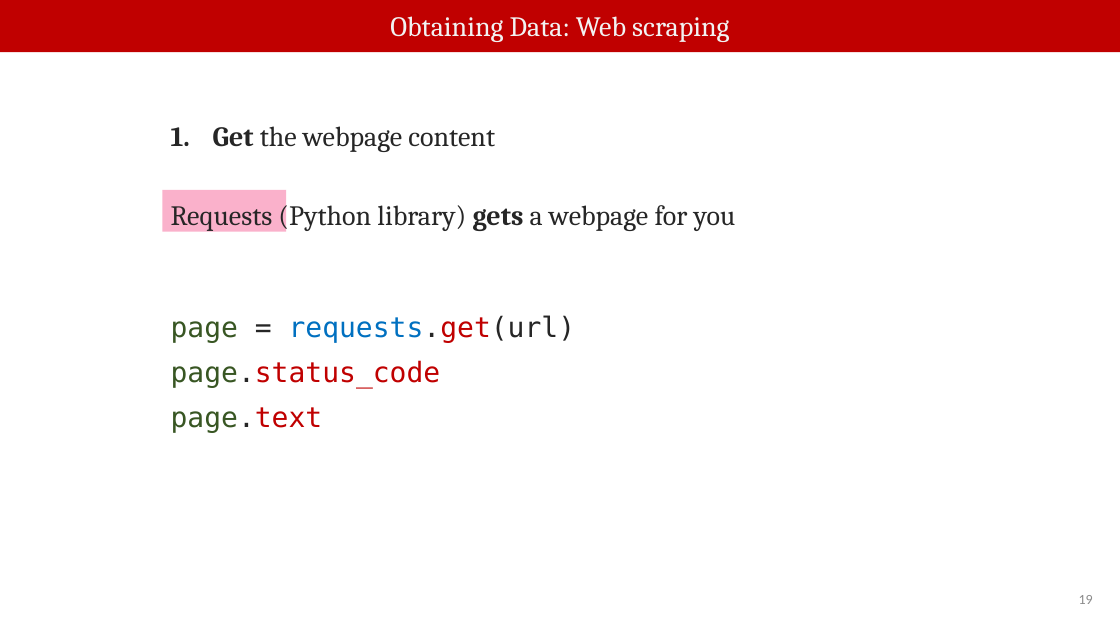
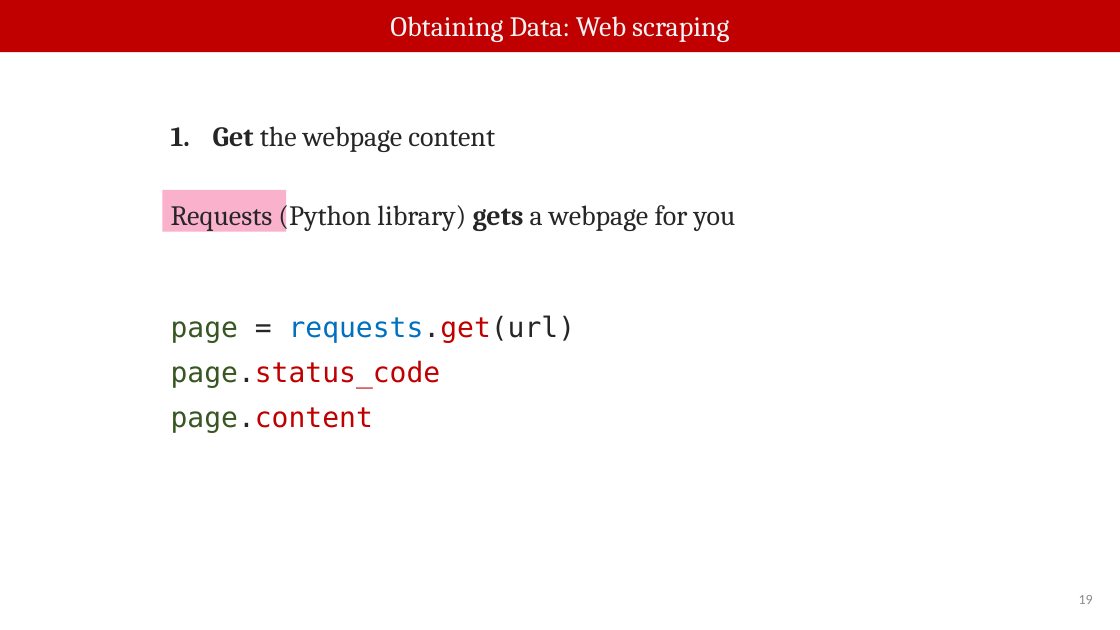
Before and after one commit to Harvard-IACS/2020-CS109A, a slide deck: slide 19 of content/lectures/lecture03/slides/Lecture03_Data_II.pptx. Drawn at 1120x630 pixels with LibreOffice and Linux fonts; fonts in the diff are those of the drawing. Boxes give left, top, right and bottom in pixels: in the first picture for what was removed or moved away, otherwise in the second. Text is boxed around its words. In the diff, an @@ line names an element or a change of style, - is before the commit and + after.

Commit message:
Lecture 3 typos on s22-24 fixed

```diff
--- a/content/lectures/lecture03/slides/Lecture03_Data_II.pptx
+++ b/content/lectures/lecture03/slides/Lecture03_Data_II.pptx
@@ text at (171, 407, 373, 433): text changed; text colour #385723 to #C00000 @@
-page.text
+page.content
```
Also in this commit, not shown: 4 other slides changed, 1 other file.
